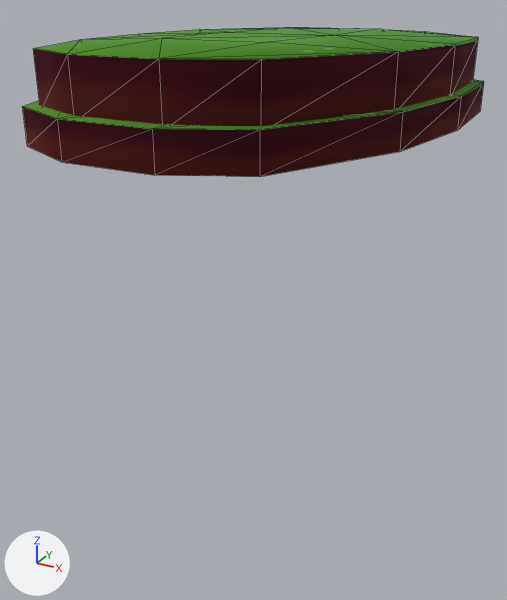
What one commit did to the glTF model scenes/levels/assets/src/island_02.gltf.
The view is the same before and after, from a 50 mm lens placed at (9.02, -17.2, 3.1), pointed at (0.0, -0.79, -5.1). The lights are fixed; the arrows at lower left show +X, +Y and +Z. Mesh edges are drawn as thin lines. Objects named as collision shapes, trigger or cutter boxes, shadow casters or lower levels of detail are left out. Where no turn or scale is listed for an object, it has been applied to the vertices. Vertices at the same position are counted once.

Objects in the first picture: 'Island02Mesh'.
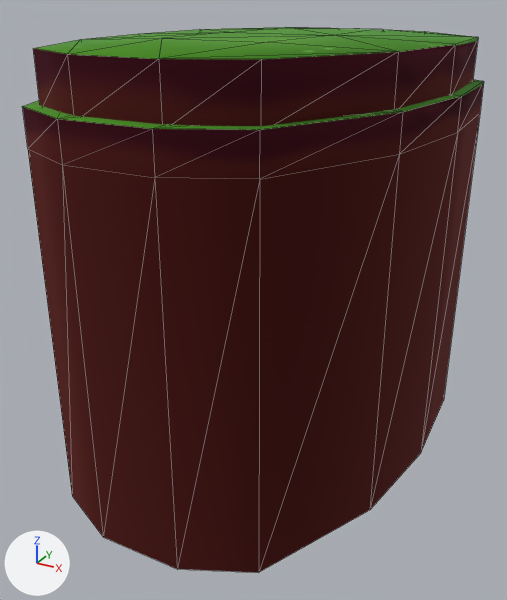
Boxes [x1, y1, x2, y2] around the edits, measured in the pictures (507 x 600 px):
'Island02Mesh', reshaped (262% taller): before [22, 27, 484, 177]; after [22, 27, 484, 573]
part 1 of me_island2mesh_001, built on: before [27, 104, 481, 177]; after [27, 104, 481, 573]

What changed in the scene script:
```text
Change me_island2mesh_001:
    used by ob_island02mesh; location = (0.0, 0.0, 0.0)
    remove me_island2mesh_001.from_pydata(...)  # 68 vertices, 104 faces; spans x -4.83..4.99, y -6.84..6.74, z -0.01..2.09
    add me_island2mesh_001.from_pydata(...)  # 82 vertices, 132 faces; spans x -4.83..4.99, y -6.85..6.74, z -9.54..2.09
    me_island2mesh_001 part 1
    4 vertices are removed from x -4.83..-2.78, y -6.02..3.75, z -0.01
    9 faces are deleted
    6 vertices in x -1.02..4.99, y -6.84..6.74, z -0.01 move by (0.0, -0.01, -0.05)
    3 vertices in x -2.43..4.54, y -2.64..6.19, z -0.01 move by (0.0, 0.0, -0.05)
    1 vertex moves from x 2.99, y -6.0, z -0.01 to x 3.0, y -6.0, z -0.06
    8 vertices are added at x -4.83..-2.78, y -6.02..3.75, z -9.54..-0.06
    10 new vertices lie (0.0, 0.0, -9.48) away from vertices in x -2.43..4.99, y -6.84..6.74, z -0.01
    37 new faces join them
```
